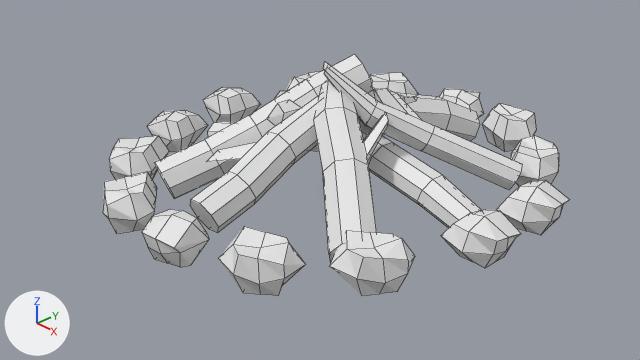
Renders of the Blender file Multimedia/костер.blend from each side of a commit.
Rendered twice from the file's camera 'Camera'. The lights are fixed; the arrows at lower left show +X, +Y and +Z. Mesh edges are drawn as thin lines.

The older version as bpy lines, for what is in view:
```python
ob_cube = bpy.data.objects.new('Cube', me_cube_001)
ob_cube.location = (-0.987, 2.307, 0.25)
ob_cube.rotation_euler = (0.0, 0.0, -2.485)  # degrees (0, 0, -142)
ob_cube.scale = (0.255, 0.255, 0.255)
ob_cube_001 = bpy.data.objects.new('Cube.001', me_cube_002)
ob_cube_001.location = (-1.751, 1.483, 0.25)
ob_cube_001.rotation_euler = (0.0, 0.0, -2.149)  # degrees (0, 0, -123)
ob_cube_001.scale = (0.255, 0.255, 0.255)
ob_cube_002 = bpy.data.objects.new('Cube.002', me_cube_003)
ob_cube_002.location = (-2.199, 0.294, 0.23)
ob_cube_002.rotation_euler = (0.0, 0.0, -1.392)  # degrees (0, 0, -80)
ob_cube_002.scale = (0.236, 0.236, 0.236)
ob_cube_003 = bpy.data.objects.new('Cube.003', me_cube_004)
ob_cube_003.location = (0.093, 2.651, 0.23)
ob_cube_003.rotation_euler = (0.0, 0.0, -2.83)  # degrees (0, 0, -162)
ob_cube_003.scale = (0.236, 0.236, 0.236)
ob_cube_004 = bpy.data.objects.new('Cube.004', me_cube_005)
ob_cube_004.location = (1.442, -2.119, 0.25)
ob_cube_004.rotation_euler = (0.0, 0.0, 0.656)  # degrees (0, 0, 38)
ob_cube_004.scale = (0.255, 0.255, 0.255)
ob_cube_005 = bpy.data.objects.new('Cube.005', me_cube_006)
ob_cube_005.location = (2.207, -1.295, 0.25)
ob_cube_005.rotation_euler = (0.0, 0.0, 0.992)  # degrees (0, 0, 57)
ob_cube_005.scale = (0.255, 0.255, 0.255)
ob_cube_006 = bpy.data.objects.new('Cube.006', me_cube_007)
ob_cube_006.location = (2.617, -0.074, 0.23)
ob_cube_006.rotation_euler = (0.0, 0.0, 1.557)  # degrees (0, 0, 89)
ob_cube_006.scale = (0.236, 0.236, 0.236)
ob_cube_007 = bpy.data.objects.new('Cube.007', me_cube_008)
ob_cube_007.location = (0.376, -2.444, 0.23)
ob_cube_007.rotation_euler = (0.0, 0.0, 0.311)  # degrees (0, 0, 18)
ob_cube_007.scale = (0.236, 0.236, 0.236)
ob_cube_013 = bpy.data.objects.new('Cube.013', me_cube_015)
ob_cube_013.location = (2.595, 0.893, 0.23)
ob_cube_013.rotation_euler = (0.0, 0.0, 1.77)  # degrees (0, 0, 101)
ob_cube_013.scale = (0.236, 0.236, 0.236)
# also in view: 'Cylinder.008' at (1.04, 0.11, 0.54); 'Cube.012' at (1.07, 2.47, 0.25); 'Cylinder.005' at (0.14, -0.93, 0.67); 'Cylinder.001' at (-0.32, -0.6, 0.75); 'Cube.010' at (1.93, 1.77, 0.25)
```
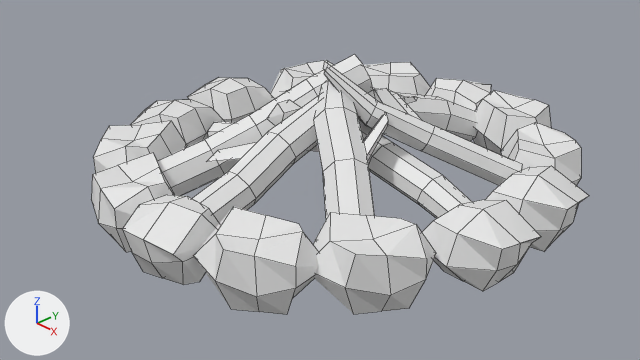
Commit message: Updated campfire

Changed parts and their boxes [x1, y1, x2, y2] in the pictures (640 x 360 px):
'Cube.005', rescaled (44% wider, 56% taller)
    before: [330, 230, 415, 295]
    after: [313, 212, 436, 314]
'Cube.004', rescaled (45% wider, 52% taller)
    before: [219, 226, 305, 296]
    after: [194, 207, 319, 314]
'Cube.006', moved, rescaled (48% wider, 56% taller)
    before: [441, 210, 521, 268]
    after: [422, 200, 541, 291]
'Cube.007', rescaled
    before: [142, 209, 209, 267]
    after: [123, 195, 219, 285]
'Cube.013', rescaled
    before: [496, 180, 569, 235]
    after: [485, 166, 589, 251]
'Cube.009', moved, turned, rescaled
    before: [103, 172, 157, 233]
    after: [91, 153, 175, 252]
'Cube.008', rescaled
    before: [109, 136, 169, 180]
    after: [93, 121, 187, 173]
'Cube.010', moved, turned, rescaled
    before: [510, 135, 559, 187]
    after: [501, 122, 581, 186]
'Cube.012', rescaled
    before: [483, 103, 536, 152]
    after: [474, 90, 551, 155]
'Cube.011', rescaled
    before: [147, 110, 208, 152]
    after: [130, 99, 224, 148]
'Cube.002', rescaled
    before: [203, 87, 261, 122]
    after: [188, 77, 274, 122]
'Cube', rescaled
    before: [369, 73, 418, 95]
    after: [364, 62, 430, 96]
'Cube.003', rescaled
    before: [439, 89, 484, 117]
    after: [425, 78, 491, 111]
'Cube.001', rescaled
    before: [286, 72, 319, 90]
    after: [270, 60, 334, 99]

The edits, one by one:
Object 'Cube' (ob_cube) is rescaled from (0.255, 0.255, 0.255) to (0.397, 0.397, 0.397).
Object 'Cube.001' (ob_cube_001) is rescaled from (0.255, 0.255, 0.255) to (0.397, 0.397, 0.397).
Object 'Cube.002' (ob_cube_002) is rescaled from (0.236, 0.236, 0.236) to (0.368, 0.368, 0.368).
Object 'Cube.003' (ob_cube_003) is rescaled from (0.236, 0.236, 0.236) to (0.368, 0.368, 0.368).
Object 'Cube.004' (ob_cube_004) is rescaled from (0.255, 0.255, 0.255) to (0.397, 0.397, 0.397).
Object 'Cube.005' (ob_cube_005) is rescaled from (0.255, 0.255, 0.255) to (0.397, 0.397, 0.397).
Object 'Cube.006' (ob_cube_006) moves from (2.617, -0.074, 0.23) to (2.666, -0.177, 0.23).
Object 'Cube.006' (ob_cube_006) is rescaled from (0.236, 0.236, 0.236) to (0.368, 0.368, 0.368).
Object 'Cube.007' (ob_cube_007) is rescaled from (0.236, 0.236, 0.236) to (0.368, 0.368, 0.368).
Object 'Cube.008' (ob_cube_008) is rescaled from (0.255, 0.255, 0.255) to (0.397, 0.397, 0.397).
Object 'Cube.009' (ob_cube_009) moves from (-0.612, -2.385, 0.22) to (-0.543, -2.327, 0.22).
Object 'Cube.009' (ob_cube_009) turns from (0, 0, -27) to (0, 0, -11) degrees about x, y and z.
Object 'Cube.009' (ob_cube_009) is rescaled from (0.255, 0.255, 0.255) to (0.397, 0.397, 0.397).
Object 'Cube.011' (ob_cube_011) is rescaled from (0.236, 0.236, 0.236) to (0.368, 0.368, 0.368).
Object 'Cube.010' (ob_cube_010) moves from (1.933, 1.837, 0.25) to (2.013, 1.841, 0.25).
Object 'Cube.010' (ob_cube_010) turns from (0, 0, 132) to (0, 0, 139) degrees about x, y and z.
Object 'Cube.010' (ob_cube_010) is rescaled from (0.255, 0.255, 0.255) to (0.397, 0.397, 0.397).
Object 'Cube.012' (ob_cube_012) is rescaled from (0.255, 0.255, 0.255) to (0.397, 0.397, 0.397).
Object 'Cube.013' (ob_cube_013) is rescaled from (0.236, 0.236, 0.236) to (0.368, 0.368, 0.368).
